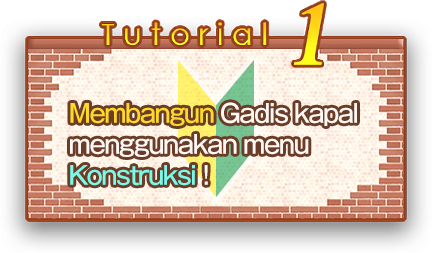
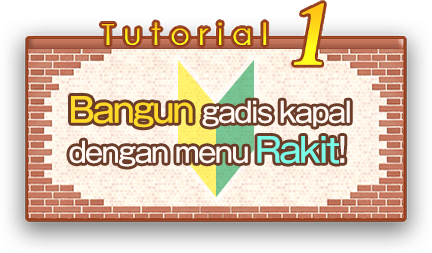
Layers edited between the first and the second 432 × 253 image:
renamed "Membangun Gadis kapal menggunakan menu Konstruksi !" to "Bangun gadis kapal dengan menu Rakit!", painted on it over [69, 96, 357, 186]
